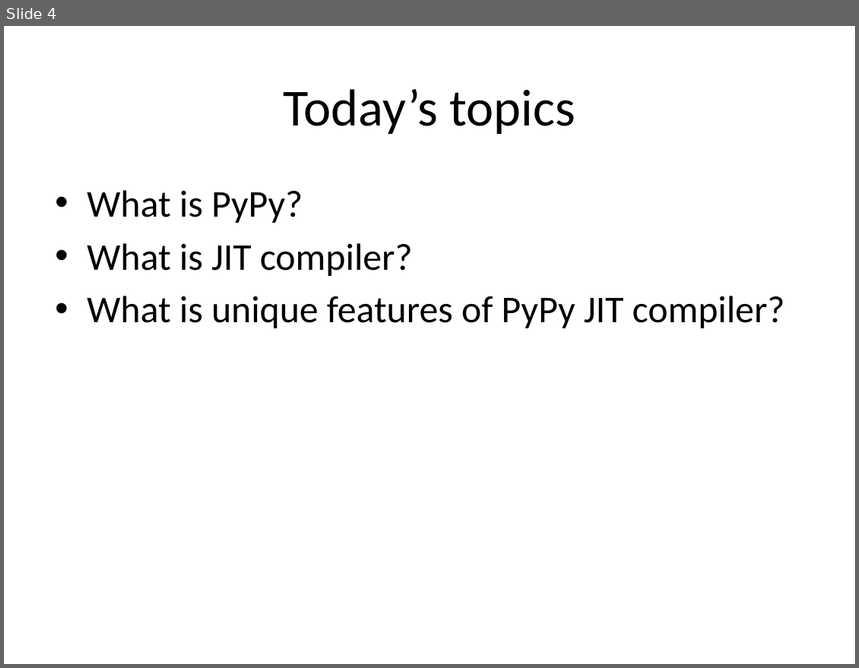
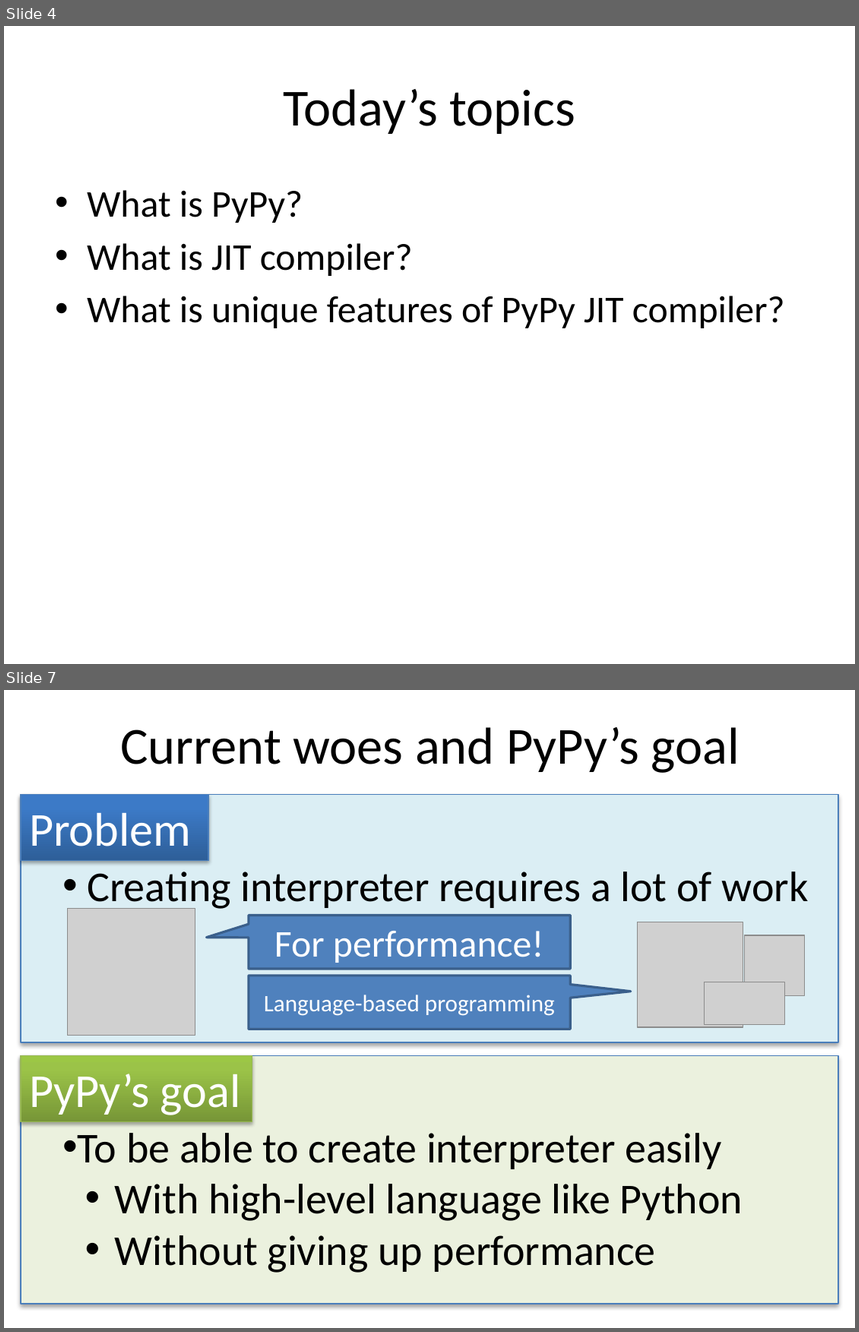
Before and after one commit to ryotaro/pyconjp2012slide, a slide deck: master/Fundamental Technologies Used in PyPy JIT Compiler.pptx. Shown one above the other, each under a label of ours: slide 4 before the commit, slides 4 and 7 after it; the slides between them are not shown. The pictures are 859x668 and 859x1332 pixels, drawn with LibreOffice and Linux fonts; fonts in the diff are those of the drawing; grey boxes stand for pictures. Boxes give left, top, right and bottom in pixels: in the first picture for what was removed or moved away, otherwise in the second. Text is boxed around its words. In the diff, an @@ line names an element or a change of style, - is before the commit and + after.

```diff
--- a/master/Fundamental Technologies Used in PyPy JIT Compiler.pptx
+++ b/master/Fundamental Technologies Used in PyPy JIT Compiler.pptx
@@ slide 7 added at [4, 690, 855, 1328], background #FFFFFF @@
@@ title added at [120, 727, 740, 773], 44 pt, text #000000 @@
+Current woes and PyPy’s goal
@@ rectangle added at [21, 795, 839, 1043], fill #DBEEF4, outline #4B7EBC 0.75 pt @@
@@ rectangle added at [21, 795, 208, 860], fill gradient #2F5F99 to #3D7CC7 to #3A7CCB, outline #4B7EBC 0.75 pt, 40 pt, text #FFFFFF @@
+Problem
@@ text added at [87, 872, 808, 912], 36 pt, text #000000 @@
+• Creating interpreter requires a lot of work
@@ picture added at [68, 909, 196, 1036] @@
@@ speech box added at [248, 916, 570, 969], fill #4F81BD, outline #3A5F8C 2 pt, 32 pt, text #FFFFFF @@
+For performance!
@@ picture added at [637, 923, 743, 1028] @@
@@ picture added at [744, 935, 805, 996] @@
@@ speech box added at [248, 976, 570, 1030], fill #4F81BD, outline #3A5F8C 2 pt, 20 pt, text #FFFFFF @@
+Language-based programming
@@ picture added at [705, 983, 785, 1025] @@
@@ rectangle added at [21, 1056, 839, 1304], fill #EBF1DE, outline #4B7EBC 0.75 pt @@
@@ rectangle added at [21, 1056, 253, 1122], fill gradient #779737 to #9BC348 to #9DC746, outline #98B955 0.75 pt, 40 pt, text #FFFFFF @@
+PyPy’s goal
@@ text added at [78, 1133, 743, 1273], 36 pt, text #000000 @@
+• To be able to create interpreter easily
+  • With high-level language like Python
+  • Without giving up performance
```
Also in this commit, not shown: 1 slide changed, 7 other slides added, 1 other file.
